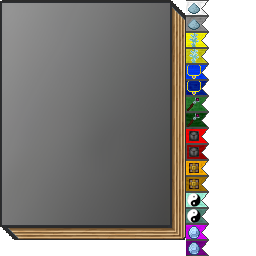
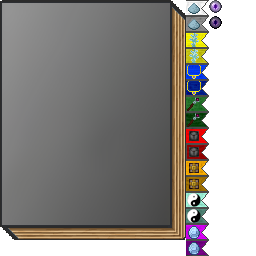
Layers edited between the first and the second w=256, h=256 image:
painted on "newbook.png" over [209, 0, 222, 29]
